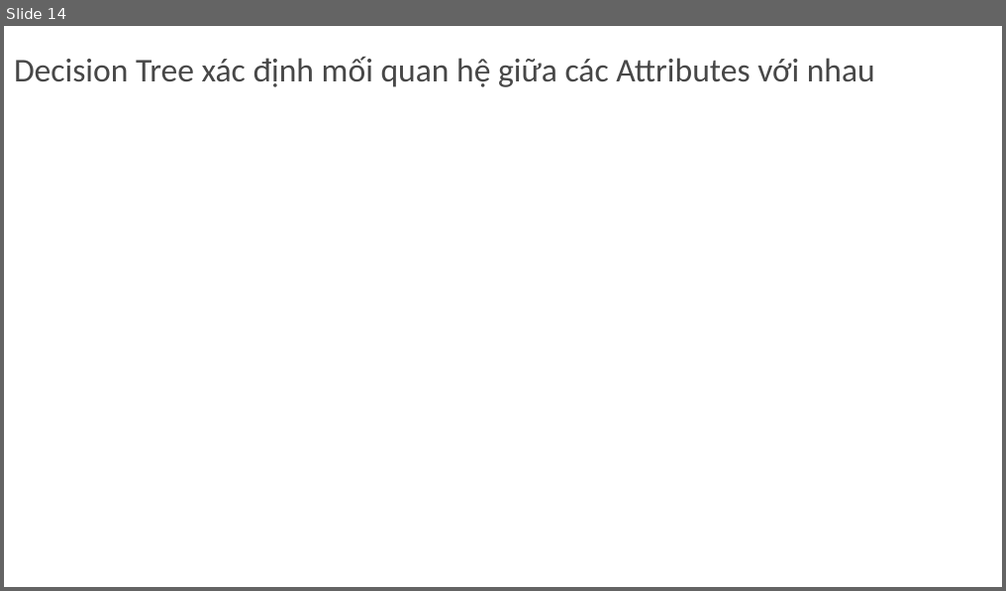
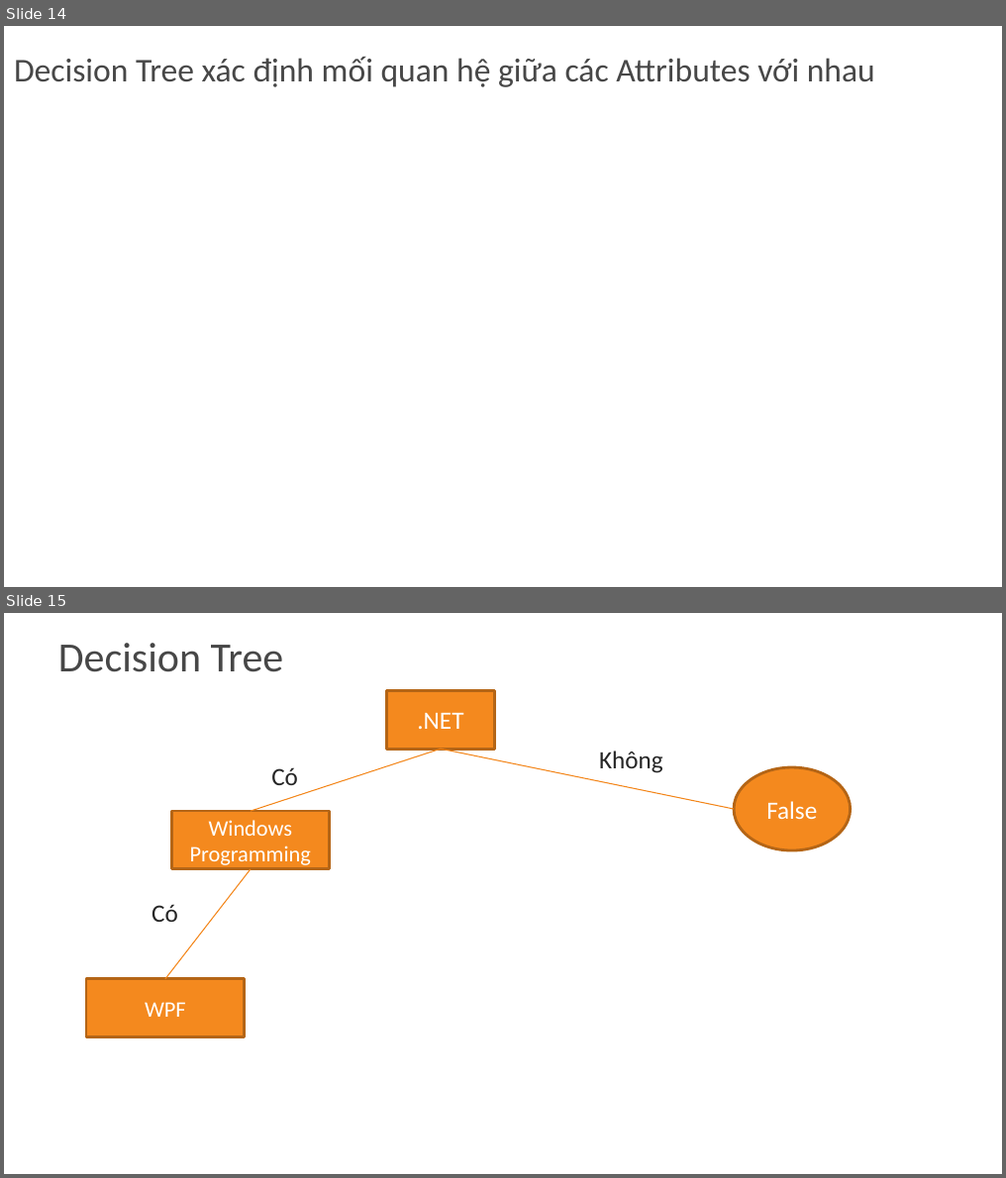
Before and after one commit to khanhduy94/jobzoom, a slide deck: Documents/JobZoom.pptx. Shown one above the other, each under a label of ours: slide 14 before the commit, slides 14 and 15 after it. The pictures are 1006x591 and 1006x1178 pixels, drawn with LibreOffice and Linux fonts; fonts in the diff are those of the drawing; background and template pictures are left out. Boxes give left, top, right and bottom in pixels: in the first picture for what was removed or moved away, otherwise in the second. Text is boxed around its words. In the diff, an @@ line names an element or a change of style, - is before the commit and + after.

```diff
--- a/Documents/JobZoom.pptx
+++ b/Documents/JobZoom.pptx
@@ slide 15 added at (4, 613, 1002, 1174), background picture (left out) @@
@@ title added at (58, 643, 284, 672), 30 pt, text #474747 @@
+Decision Tree
@@ rectangle added at (386, 691, 494, 749), fill #F4891E, outline #B56516 2 pt, 18 pt, text #FFFFFF @@
+.NET
@@ line added from (442, 749) to (251, 812), #F48618 0.75 pt @@
@@ line added from (442, 749) to (734, 809), #F48618 0.75 pt @@
@@ text added at (599, 751, 663, 773), 18 pt, text #262626 @@
+Không
@@ text added at (271, 767, 298, 785), 18 pt, text #262626 @@
+Có
@@ ellipse added at (734, 767, 850, 851), fill #F4891E, outline #B56516 2 pt, 18 pt, text #FFFFFF @@
+False
@@ rectangle added at (171, 812, 330, 869), fill #F4891E, outline #B56516 2 pt, 16 pt, text #FFFFFF @@
+Windows Programming
@@ line added from (251, 869) to (165, 979), #F48618 0.75 pt @@
@@ text added at (152, 904, 178, 922), 18 pt, text #262626 @@
+Có
@@ rectangle added at (86, 979, 244, 1037), fill #F4891E, outline #B56516 2 pt, 16 pt, text #FFFFFF @@
+WPF
```
Also in this commit, not shown: 3 other files.
